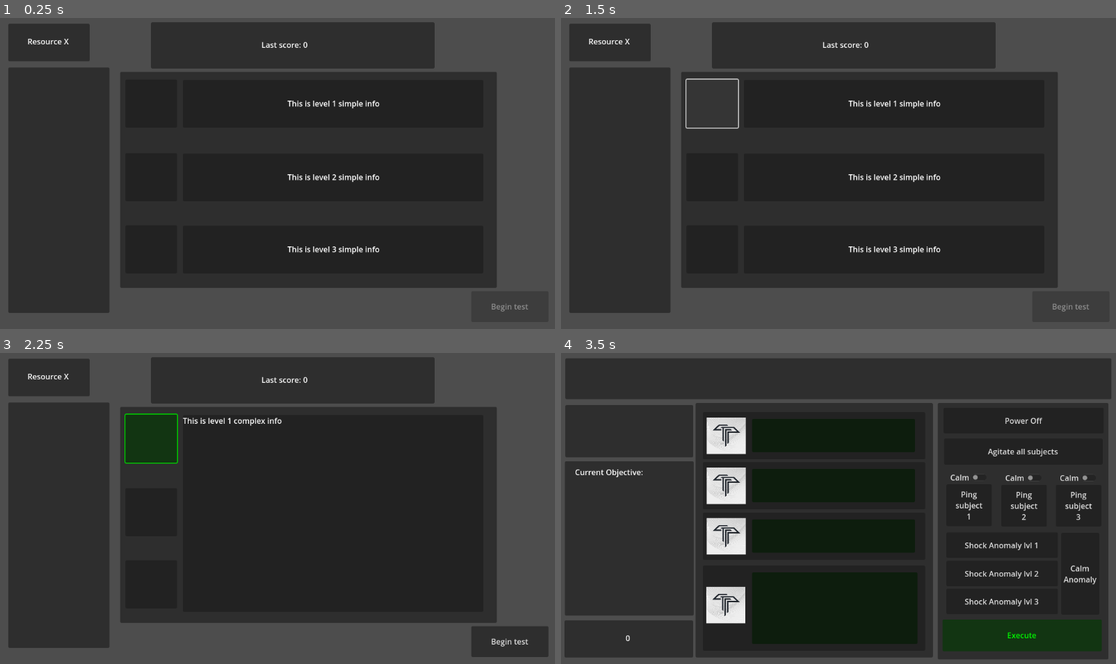
Above: before the commit, frames 1-4 (two rows, left to right).
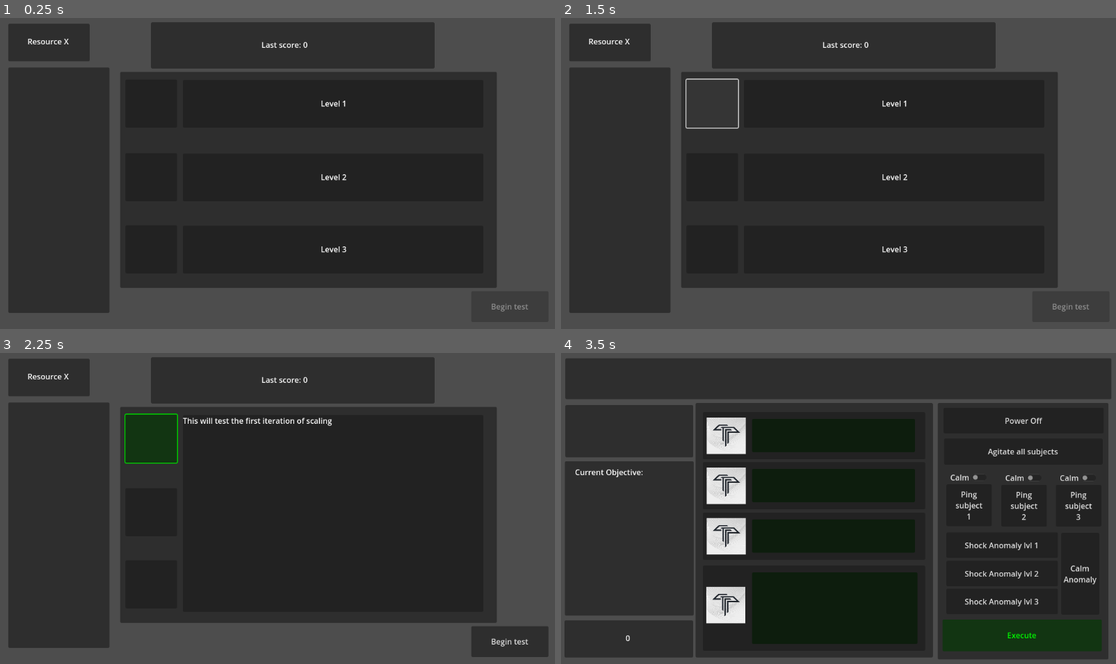
Above: after the commit, the same moments.

Repository: andrewpressman/MonsterManagement
Game: Godot game, scene res://Level Select/Level Select Screen.tscn
The game is run twice, just before and just after one commit, with the same random seed, the same clock (stepped at 60 frames per second) and the same inputs. Sound files missing from this copy of the repository are replaced by a short silence.
Inputs (mouse positions are in pixels of both pictures, inside the frame that each line leads up to):
- Up to frame 1 (0.25 s): no input
- Up to frame 2 (1.5 s): click (710, 105) at 0.5 s; click (710, 105) at 1.25 s
- Up to frame 3 (2.25 s): click (149, 440) at 2 s
- Up to frame 4 (3.5 s): click "Begin test" at 2.75 s

The runs differ from the first frame. In frame 1, 0.6% of the frame differs, in the area x 51-69%, y 26-76%; in frame 2, 0.6%; in frame 3, 0.3%; in frame 4, nothing differs.

Commit message:
Balance changes, added game over screen

Diff:
--- a/Clock.gd
+++ b/Clock.gd
@@ -15,7 +15,7 @@
 	# Generate a random number between 1 and 100
 	var MonsterTrack = randi_range(1,4)
 
-	var CharacterTrack = randi_range(1,3)
+	var CharacterTrack = randi_range(1,10)
 	match CharacterTrack:
 		1:
 			GameController.UpdateStatus(IncreaseRate,0,0,0)
@@ -25,10 +25,10 @@
 			GameController.UpdateStatus(0,0,IncreaseRate,0)
 
 	match MonsterTrack:
-		1:
+		3:
 			GameController.UpdateStatus(0,0,0,IncreaseRate)
-		4:
-			GameController.UpdateStatus(0,0,0,IncreaseRate * 2)
+		5:
+			GameController.UpdateStatus(0,0,0,IncreaseRate * 1.5)
 
 	IncreaseDifficulty()
 
@@ -36,7 +36,8 @@
 	start()
 
 func IncreaseDifficulty():
-	if count > 24:
-		GlobalVariables.IncreaseRate = GlobalVariables.IncreaseRate * 3
+	if count > 30:
+		GlobalVariables.IncreaseRate = GlobalVariables.IncreaseRate * 2
+		count = 0
 	else:
 		count += 1
--- a/Game Screen.tscn
+++ b/Game Screen.tscn
@@ -17,7 +17,8 @@
 script = ExtResource("1_61weh")
 
 [node name="Clock" type="Timer" parent="."]
-wait_time = 10.0
+wait_time = 2.0
+autostart = true
 script = ExtResource("2_kakbt")
 
 [node name="Waveform" type="Panel" parent="."]
@@ -362,6 +363,37 @@
 
 [node name="EffectsPlayer" type="AudioStreamPlayer2D" parent="Sounds"]
 script = ExtResource("9_3vj8r")
+
+[node name="GameOver" type="Panel" parent="."]
+offset_left = 11.0
+offset_top = 11.0
+offset_right = 1135.0
+offset_bottom = 640.0
+
+[node name="Text" type="Label" parent="GameOver"]
+layout_mode = 0
+offset_left = 397.0
+offset_top = 173.0
+offset_right = 714.0
+offset_bottom = 264.0
+theme_override_font_sizes/font_size = 60
+text = "Game over"
+
+[node name="ColorRect" type="ColorRect" parent="GameOver"]
+layout_mode = 0
+offset_left = 428.0
+offset_top = 376.0
+offset_right = 662.0
+offset_bottom = 461.0
+color = Color(0, 0, 0, 1)
+
+[node name="Button" type="Button" parent="GameOver"]
+layout_mode = 0
+offset_left = 425.0
+offset_top = 375.0
+offset_right = 670.0
+offset_bottom = 471.0
+text = "back to menu"
 
 [connection signal="timeout" from="Clock" to="Clock" method="_on_timer_timeout"]
 [connection signal="pressed" from="Actions/Environment/PingAll" to="Actions" method="_on_AllCharTrigger_pressed"]
@@ -383,3 +415,4 @@
 [connection signal="pressed" from="Audio Controller/Play" to="Audio Controller" method="_on_PlayButton_pressed"]
 [connection signal="pressed" from="Audio Controller/Pause" to="Audio Controller" method="_on_PauseButton_pressed"]
 [connection signal="pressed" from="Audio Controller/Restart" to="Audio Controller" method="_on_RestartButton_pressed"]
+[connection signal="pressed" from="GameOver/Button" to="." method="BackToMenu"]
--- a/GameController.gd
+++ b/GameController.gd
@@ -20,17 +20,15 @@
 #Audio Settings
 var EffectsPlayer : AudioStreamPlayer2D
 
+#GameOver
+var GameOver : Panel
+var backToMenu : Button
+
 # Get references to character and monster nodes in the HealthMonitor panel
 var character1_node
 var character2_node
 var character3_node
 var monster_node
-
-#Temp Settings/controls
-var l1 : Label
-var l2 : Label
-var l3 : Label
-var l4 : Label
 
 #Score Settings
 var GameState
@@ -47,14 +45,14 @@
 	character3_node = $HealthMonitor/Character3
 	monster_node = $HealthMonitor/Monster
 
-	#Temp Stuff
-	l1 = $Extra/Label1
-	l2 = $Extra/Label2
-	l3 = $Extra/Label3
-	l4 = $Extra/Label4
-
 	#Objective
 	Objective = $GameState
+
+	#GameOver
+	GameOver = $GameOver
+	backToMenu = $GameOver/Button
+	GameOver.modulate = Color(1, 0, 0)
+	GameOver.hide()
 
 	#audio
 	EffectsPlayer = $Sounds/EffectsPlayer
@@ -113,13 +111,6 @@
 	Monster += monster
 	clamp_values()
 
-	#debug
-	l1.text = "char1 " + str(Character1)
-	l2.text = "char2 " + str(Character2)
-	l3.text = "char3 " + str(Character3)
-	l4.text = "Monster " + str(Monster)
-	#print("Update ran")
-
 	character1_node.update_panel_color(Character1)
 	character2_node.update_panel_color(Character2)
 	character3_node.update_panel_color(Character3)
@@ -137,24 +128,35 @@
 
 func UpdateScore():
 	if GlobalVariables.Score >= GlobalVariables.TargetScore:
-		if Objective.GetObjective():
-			pass
+		#if Objective.GetObjective():
+		#	pass
 		EndGame()
 	else:
 		GlobalVariables.Score += CalcScore(Character1) + CalcScore(Character2) + CalcScore(Character3) + CalcScore(Monster)
 
 	ScoreTag.text = str(GlobalVariables.Score)
 
-	if GlobalVariables.Score > 1000:
+	if GlobalVariables.Score > 1000 || CheckStatus():
 		EndGame()
+
+func CheckStatus():
+	if Monster >= GlobalVariables.MaxState:
+		return true
+	if Character1 >= GlobalVariables.MaxState && Character2 >= GlobalVariables.MaxState && Character3 >= GlobalVariables.MaxState:
+		return true
+	else:
+		return false
 
 func CalcScore(value:int):
 	if value >= RedThreshold:
-		return 4
+		return 20
 	elif value >= YellowThreshold:
-		return 2
+		return 10
 	else:
-		return -2
+		if GlobalVariables.Score <= 0:
+			return 0
+		else:
+			return -5
 
 func Reset():
 	Character1 = MinState
@@ -163,6 +165,11 @@
 	Monster = MinState
 	UpdateStatus(MinState,MinState,MinState,MinState)
 
+func BackToMenu():
+	get_tree().change_scene_to_file("res://Level Select/Level Select Screen.tscn")
+
+
 func EndGame():
 	#TODO track if objective was passed
-	get_tree().change_scene_to_file("res://Level Select/Level Select Screen.tscn")
+	GameOver.show()
+	#get_tree().change_scene_to_file("res://Level Select/Level Select Screen.tscn")
--- a/Level Select/Level Select Screen.tscn
+++ b/Level Select/Level Select Screen.tscn
@@ -47,7 +47,7 @@
 layout_mode = 0
 offset_right = 626.0
 offset_bottom = 98.0
-text = "This is level 1 simple info"
+text = "Level 1"
 horizontal_alignment = 1
 vertical_alignment = 1
 
@@ -62,7 +62,7 @@
 layout_mode = 0
 offset_right = 623.0
 offset_bottom = 407.0
-text = "This is level 1 complex info"
+text = "This will test the first iteration of scaling"
 
 [node name="Level2" type="Node" parent="Cases"]
 script = ExtResource("1_1i0fd")
@@ -85,7 +85,7 @@
 layout_mode = 0
 offset_right = 626.0
 offset_bottom = 98.0
-text = "This is level 2 simple info"
+text = "Level 2"
 horizontal_alignment = 1
 vertical_alignment = 1
 
@@ -100,9 +100,7 @@
 layout_mode = 0
 offset_right = 623.0
 offset_bottom = 407.0
-text = "
-This is level 2 complex info
-"
+text = "This will test the second iteration of scaling"
 
 [node name="Level3" type="Node" parent="Cases"]
 script = ExtResource("1_1i0fd")
@@ -124,7 +122,7 @@
 layout_mode = 0
 offset_right = 626.0
 offset_bottom = 98.0
-text = "This is level 3 simple info"
+text = "Level 3"
 horizontal_alignment = 1
 vertical_alignment = 1
 
@@ -139,9 +137,7 @@
 layout_mode = 0
 offset_right = 623.0
 offset_bottom = 407.0
-text = "
-
-This is level 3 complex info"
+text = "This will test the third iteration of scaling"
 
 [node name="Budget" type="Panel" parent="."]
 offset_left = 17.0
--- a/Level Select/LevelSelector.gd
+++ b/Level Select/LevelSelector.gd
@@ -80,11 +80,11 @@
 
 func _on_begin_button_pressed():
 	if selectedButton == Level1Button:
-		setDifficulty(50,80,100,10,-10)
+		setDifficulty(30,60,90,10,-10)
 		GlobalVariables.TargetScore = 1000
 
 	if selectedButton == Level2Button:
-		setDifficulty(50,80,100,10,-5)
+		setDifficulty(20,60,120,5,-1)
 		GlobalVariables.TargetScore = 1000
 
 	if selectedButton == Level3Button:
